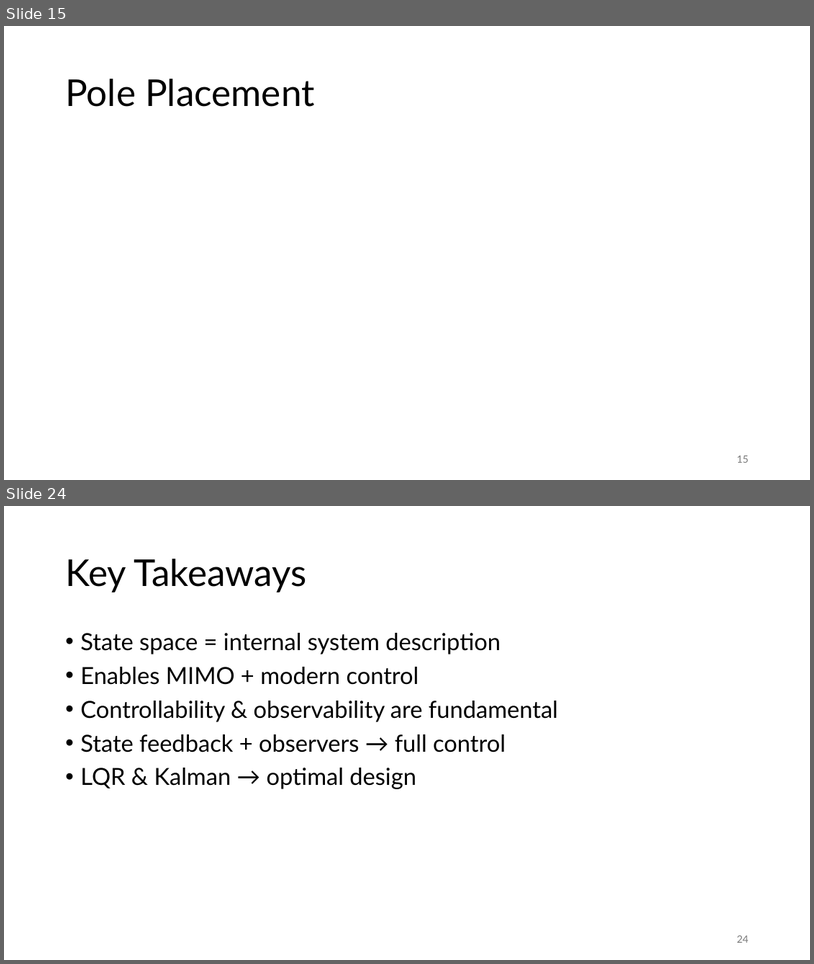
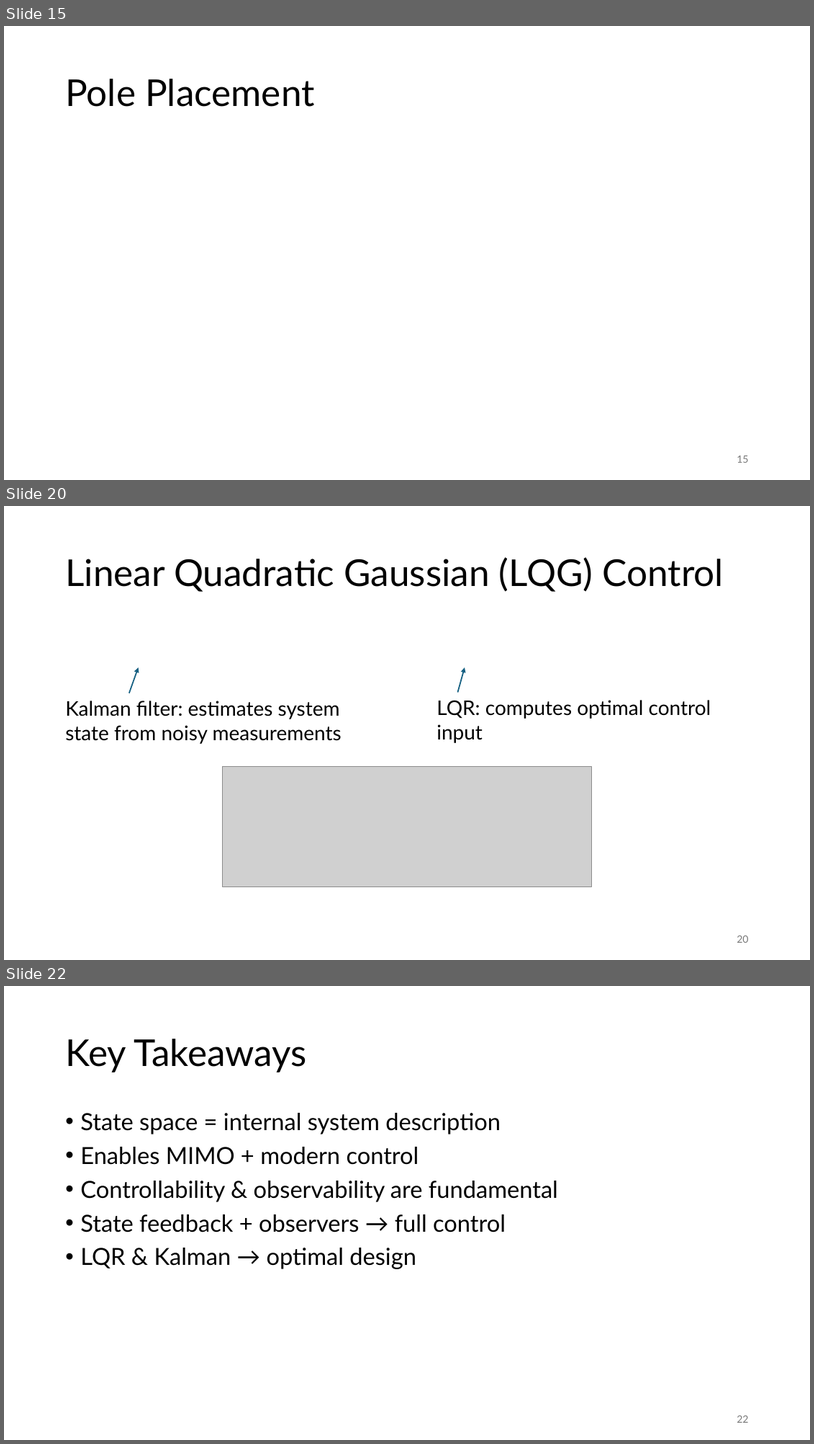
Before and after one commit to FelixWick/control_engineering, a slide deck: slides/7_state_space.pptx. Shown one above the other, each under a label of ours: slides 15 and 24 before the commit, slides 15, 20 and 22 after it; the slides between them are not shown. The pictures are 814x964 and 814x1444 pixels, drawn with LibreOffice and Linux fonts; fonts in the diff are those of the drawing; grey boxes stand for pictures. Boxes give left, top, right and bottom in pixels: in the first picture for what was removed or moved away, otherwise in the second. Text is boxed around its words. In the diff, an @@ line names an element or a change of style, - is before the commit and + after.

Commit message:
state space slides

```diff
--- a/slides/7_state_space.pptx
+++ b/slides/7_state_space.pptx
@@ slide 20 added at (x1=4, y1=506, x2=810, y2=960), background #FFFFFF @@
@@ title added at (x1=65, y1=557, x2=724, y2=592), 44 pt, text #000000 @@
+Linear Quadratic Gaussian (LQG) Control
@@ arrow added from (129, 693) to (139, 667), #156082 1.5 pt @@
@@ arrow added from (458, 692) to (465, 667), #156082 1.5 pt @@
@@ text added at (x1=437, y1=700, x2=712, y2=743), 24 pt, text #000000 @@
+LQR: computes optimal control input
@@ text added at (x1=65, y1=700, x2=342, y2=744), 24 pt, text #000000 @@
+Kalman filter: estimates system state from noisy measurements
@@ picture added at (x1=223, y1=767, x2=592, y2=887) @@
@@ page number added at (x1=737, y1=935, x2=748, y2=942), 12 pt, text #797979 @@
+20
@@ what was slide 24 is now slide 22 @@
@@ page number at (x1=737, y1=1415, x2=748, y2=1422): text changed @@
-24
+22
```
Also in this commit, not shown: 4 slides changed, 1 other slide added, 4 slides removed, 1 other file.
